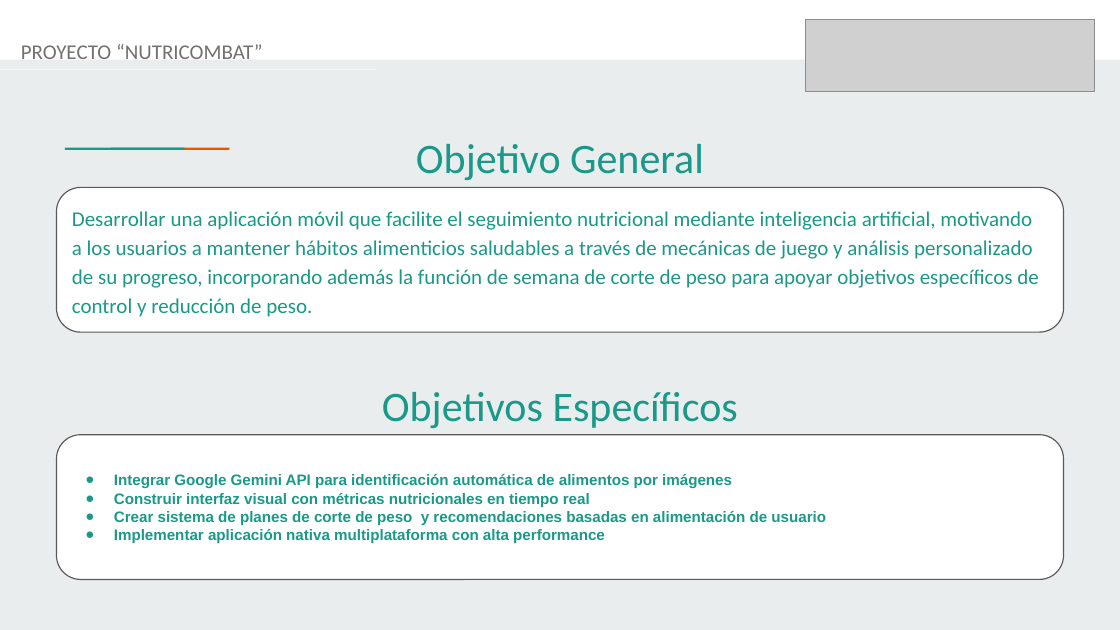
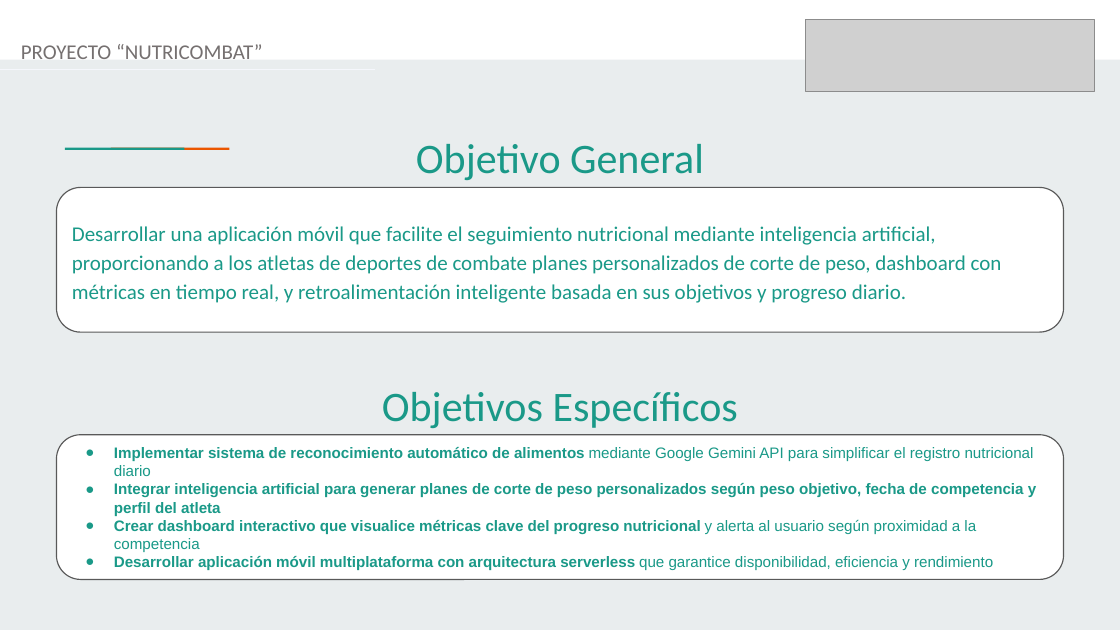
Before and after one commit to FabianIMV/nutricombat, a slide deck: slide 4 of Fase3/Evidencias_Grupales/Presentación Final del Proyecto (Español).pptx. Drawn at 1120x630 pixels with LibreOffice and Linux fonts; fonts in the diff are those of the drawing; grey boxes stand for pictures. Boxes give left, top, right and bottom in pixels: in the first picture for what was removed or moved away, otherwise in the second. Text is boxed around its words. In the diff, an @@ line names an element or a change of style, - is before the commit and + after.

```diff
--- a/Fase3/Evidencias_Grupales/Presentación Final del Proyecto (Español).pptx
+++ b/Fase3/Evidencias_Grupales/Presentación Final del Proyecto (Español).pptx
@@ text in rounded rectangle at (x1=72, y1=226, x2=1002, y2=303): text changed @@
-Desarrollar una aplicación móvil que facilite el seguimiento nutricional mediante inteligencia artificial, motivando a los usuarios a mantener hábitos alimenticios saludables a través de mecánicas de juego y análisis personalizado de su progreso, incorporando además la función de semana de corte de peso para apoyar objetivos específicos de control y reducción de peso.
+Desarrollar una aplicación móvil que facilite el seguimiento nutricional mediante inteligencia artificial, proporcionando a los atletas de deportes de combate planes personalizados de corte de peso, dashboard con métricas en tiempo real, y retroalimentación inteligente basada en sus objetivos y progreso diario.
@@ text in rounded rectangle at (x1=114, y1=447, x2=1036, y2=570): text changed @@
-● Integrar Google Gemini API para identificación automática de alimentos por imágenes
-● Construir interfaz visual con métricas nutricionales en tiempo real
-● Crear sistema de planes de corte de peso y recomendaciones basadas en alimentación de usuario
-● Implementar aplicación nativa multiplataforma con alta performance
+● Implementar sistema de reconocimiento automático de alimentos mediante Google Gemini API para simplificar el registro nutricional diario
+● Integrar inteligencia artificial para generar planes de corte de peso personalizados según peso objetivo, fecha de competencia y perfil del atleta
+● Crear dashboard interactivo que visualice métricas clave del progreso nutricional y alerta al usuario según proximidad a la competencia
+● Desarrollar aplicación móvil multiplataforma con arquitectura serverless que garantice disponibilidad, eficiencia y rendimiento
```
Also in this commit, not shown: 5 other slides changed.
